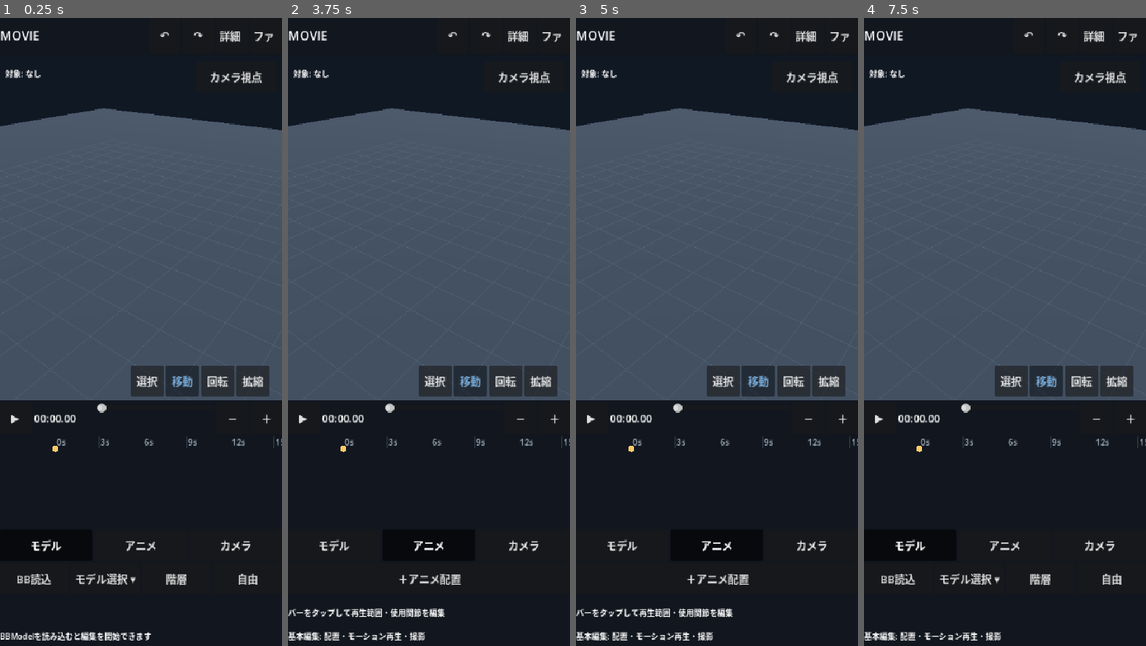
Above: before the commit, frames 1-4 (left to right).
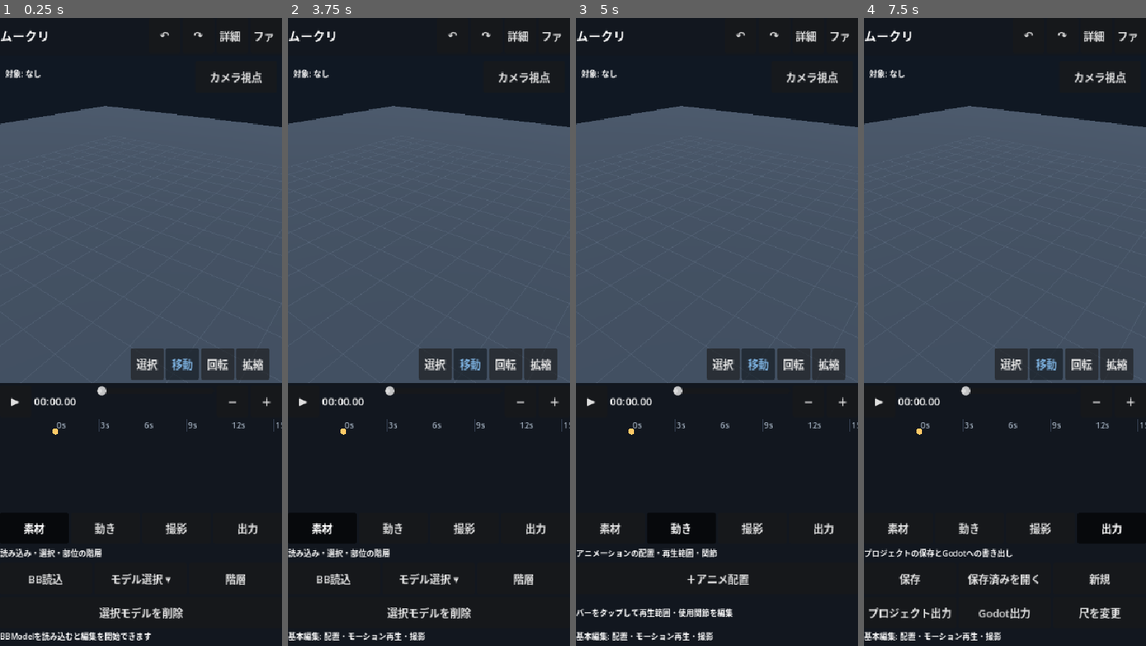
Above: after the commit, the same moments.

Repository: shejklgaia-png/movie_creater
Game: Godot game, scene res://scenes/editor.tscn
Two runs of this game, one before a commit and one after it. Both use one fixed random seed, a clock stepped at 60 frames per second and the inputs below.
Inputs (mouse positions are in pixels of both pictures, inside the frame that each line leads up to):
- Up to frame 1 (0.25 s): no input
- Up to frame 2 (3.75 s): click "詳細編集" (after the commit: "詳細へ") at 0.5 s; click "基本画面へ" (after the commit: "基本へ") at 1.25 s; click (333, 545) at 2 s, where only the run before the commit has a clickable "モデル"; click (321, 526) at 2.75 s, where only the run after the commit has a clickable "素材"; click (429, 545) at 3.5 s, where only the run before the commit has a clickable "アニメ"
- Up to frame 3 (5 s): click (680, 526) at 4.25 s, where only the run after the commit has a clickable "動き"
- Up to frame 4 (7.5 s): click (1100, 545) at 5 s, where only the run before the commit has a clickable "カメラ"; click (1041, 526) at 5.75 s, where only the run after the commit has a clickable "撮影"; click (897, 545) at 6.5 s, where only the run after the commit has a clickable "素材"; click (1112, 526) at 7.25 s, where only the run after the commit has a clickable "出力"

The runs differ from the first frame. In frame 1, 7.9% of the frame differs, in the area x 0-100%, y 2-96%; in frame 2, 7.8%; in frame 3, 6.7%; in frame 4, 8.2%.

Commit message:
ui: group Movie Creator controls into five clear task pages

Diff:
--- a/scripts/editor.gd
+++ b/scripts/editor.gd
@@ -70,7 +70,7 @@
 # A single compact, two-row action panel is visible at a time on phones.
 var category_pages: Dictionary = {}
 var category_buttons: Dictionary = {}
-var active_category := "モデル"
+var active_category := "素材"
 var motion_workspace := false
 var workspace_button: Button
 var bb_assets: Dictionary = {}
@@ -157,14 +157,14 @@
     header.custom_minimum_size.y = 54
     layout.add_child(header)
     var app_title := Label.new()
-    app_title.text = "MOVIE"
+    app_title.text = "ムークリ"
     app_title.add_theme_font_size_override("font_size", 19)
     app_title.size_flags_horizontal = Control.SIZE_EXPAND_FILL
     app_title.vertical_alignment = VERTICAL_ALIGNMENT_CENTER
     header.add_child(app_title)
     _make_button(header, "↶", _undo_part_edit).tooltip_text = "関節編集のみ取り消し"
     _make_button(header, "↷", _redo_part_edit).tooltip_text = "関節編集のみやり直し"
-    workspace_button = _make_button(header, "詳細編集", _toggle_workspace)
+    workspace_button = _make_button(header, "詳細へ", _toggle_workspace)
     workspace_button.tooltip_text = "基本編集と関節・キーフレームの詳細編集を切り替え"
     _make_button(header, "ファイル", _open_file_menu)
 
@@ -291,7 +291,7 @@
     category_stack.size_flags_horizontal = Control.SIZE_EXPAND_FILL
     category_stack.add_theme_constant_override("separation", 0)
     dock.add_child(category_stack)
-    for category in ["モデル", "変形", "アニメ", "カメラ"]:
+    for category in ["素材", "変形", "動き", "撮影", "出力"]:
         var nav_button := _make_button(category_nav, category, _select_category.bind(category))
         nav_button.size_flags_horizontal = Control.SIZE_EXPAND_FILL
         nav_button.custom_minimum_size = Vector2(0, 48)
@@ -303,23 +303,39 @@
         page.size_flags_horizontal = Control.SIZE_EXPAND_FILL
         page.add_theme_constant_override("separation", 4)
         category_stack.add_child(page)
+        var page_description := Label.new()
+        page_description.text = {
+            "素材": "読み込み・選択・部位の階層",
+            "変形": "位置・回転・大きさ・キーフレーム",
+            "動き": "アニメーションの配置・再生範囲・関節",
+            "撮影": "カメラの位置・キーフレーム・カット",
+            "出力": "プロジェクトの保存とGodotへの書き出し"
+        }[category]
+        page_description.add_theme_font_size_override("font_size", 12)
+        page_description.custom_minimum_size.y = 22
+        page_description.vertical_alignment = VERTICAL_ALIGNMENT_CENTER
+        page_description.clip_text = true
+        page.add_child(page_description)
         category_pages[category] = page
 
     # Model page only imports external assets: no placeholder shapes or
     # generic add-object buttons.
-    var model_page: VBoxContainer = category_pages["モデル"]
+    var model_page: VBoxContainer = category_pages["素材"]
     var properties := _category_row(model_page)
     _category_action(properties, "BB読込", _choose_bbmodel)
     selection = _category_action(properties, "モデル選択 ▾", _toggle_picker)
     selection.custom_minimum_size.x = 98
     part_picker_button = _category_action(properties, "階層", _open_part_picker)
     part_picker_button.custom_minimum_size.x = 64
-    axis_option = _category_action(properties, "自由", _cycle_axis)
-    axis_option.custom_minimum_size.x = 74
+    var model_management := _category_row(model_page)
+    _category_action(model_management, "選択モデルを削除", _confirm_delete_model)
 
     # Transform: position/rotation/scale tools stay overlaid on the preview.
     # The numeric and keyframe actions live together in this category.
     var transform_page: VBoxContainer = category_pages["変形"]
+    var axis_row := _category_row(transform_page)
+    axis_option = _category_action(axis_row, "変形する軸：自由", _cycle_axis)
+    axis_option.tooltip_text = "X / Y / Z / 自由を切り替える"
     var nudge_row := _category_row(transform_page)
     for action in [
         {"text":"－", "call":func(): _nudge(-1.0)},
@@ -340,7 +356,7 @@
     key_row.add_child(key_hint)
 
     # Animation: clips and partial-joint pose capture.
-    var animation_page: VBoxContainer = category_pages["アニメ"]
+    var animation_page: VBoxContainer = category_pages["動き"]
     var motion_row := _category_row(animation_page)
     motion_button = _category_action(motion_row, "＋アニメ配置", _open_motion_picker)
     motion_button.tooltip_text = "読み込んだモデルのアニメーションをタイムラインに追加"
@@ -356,12 +372,24 @@
     animation_page.add_child(animation_hint)
 
     # Camera settings stay in their category; view switching lives in preview.
-    var camera_page: VBoxContainer = category_pages["カメラ"]
+    var camera_page: VBoxContainer = category_pages["撮影"]
     var camera_row := _category_row(camera_page)
     _category_action(camera_row, "視点→撮影", _copy_editor_to_shot)
     _category_action(camera_row, "カメラ◆", _insert_camera_key)
     _category_action(camera_row, "カット編集", _open_camera_menu)
-    _select_category("モデル")
+
+    # Saving, loading and exporting are collected in their own task page;
+    # the header file menu remains a shortcut for less frequently used actions.
+    var output_page: VBoxContainer = category_pages["出力"]
+    var project_row := _category_row(output_page)
+    _category_action(project_row, "保存", _save_project)
+    _category_action(project_row, "保存済みを開く", _load_project)
+    _category_action(project_row, "新規", _confirm_new_project)
+    var export_row := _category_row(output_page)
+    _category_action(export_row, "プロジェクト出力", _choose_project_export)
+    _category_action(export_row, "Godot出力", _choose_runtime_export)
+    _category_action(export_row, "尺を変更", _show_duration_dialog)
+    _select_category("素材")
     _refresh_workspace()
 
     status_label = Label.new()
@@ -410,12 +438,12 @@
     if not motion_workspace and pose_record_mode:
         _toggle_pose_record()
     _refresh_workspace()
-    _select_category("変形" if motion_workspace else "モデル")
+    _select_category("変形" if motion_workspace else "素材")
     _show_message("モーション編集: 関節とキーを編集できます" if motion_workspace else "基本編集: 配置・モーション再生・撮影")
 
 func _refresh_workspace() -> void:
     if workspace_button != null:
-        workspace_button.text = "基本画面へ" if motion_workspace else "詳細編集"
+        workspace_button.text = "基本へ" if motion_workspace else "詳細へ"
     if category_buttons.has("変形"):
         (category_buttons["変形"] as Control).visible = motion_workspace
     if pose_record_button != null:
